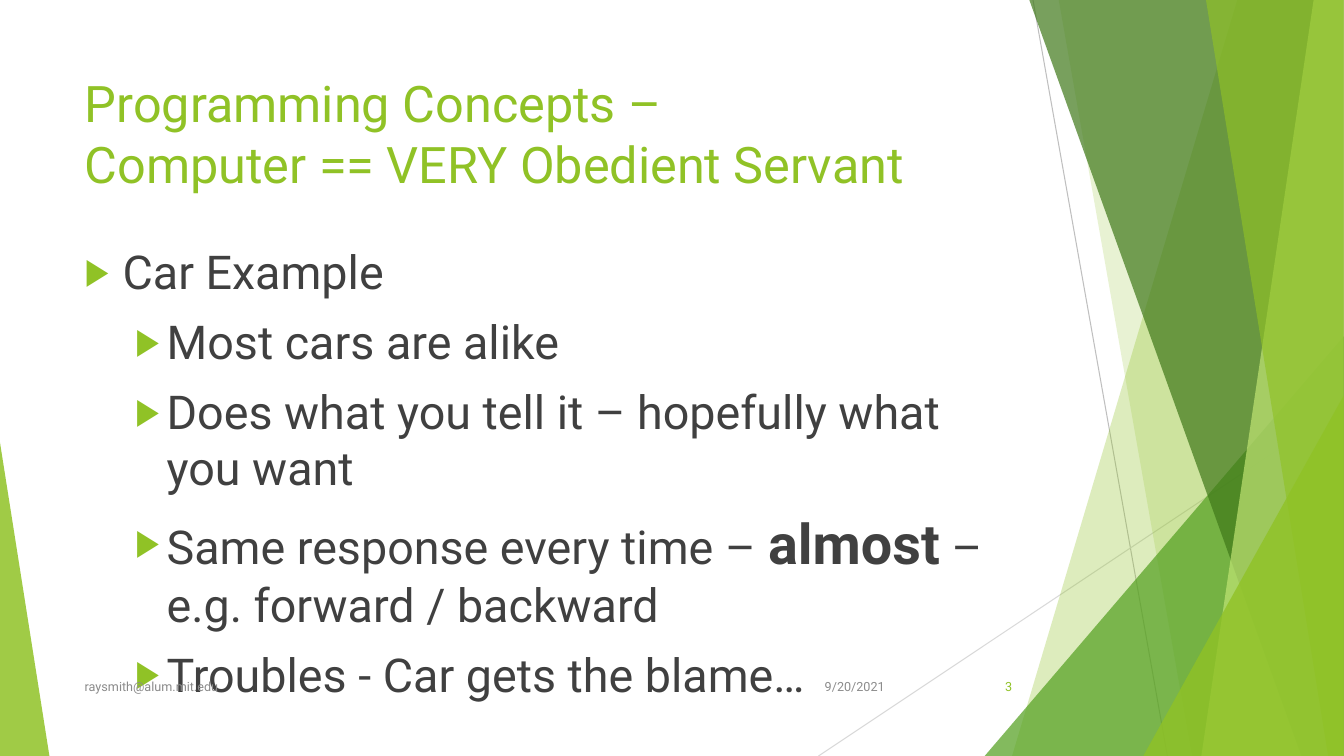
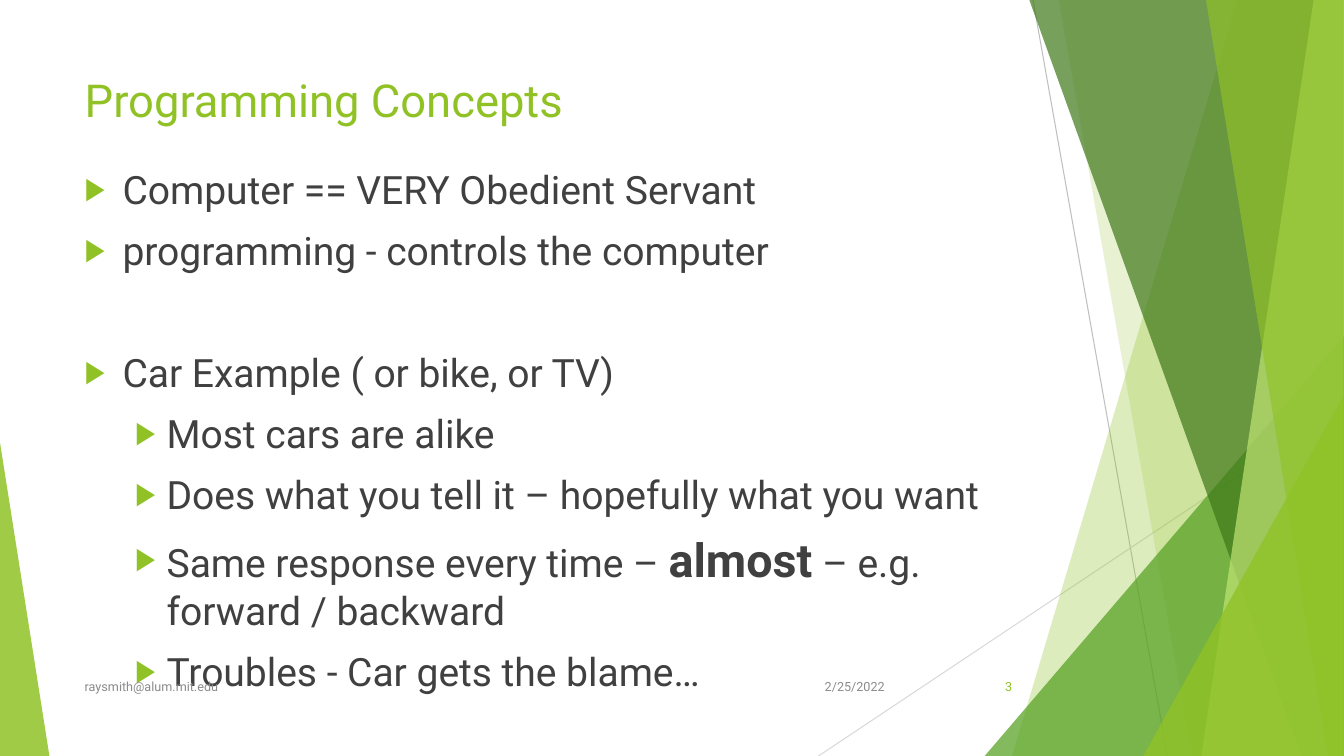
Before and after one commit to raysmith619/Introduction-To-Programming, a slide deck: slide 3 of presentation/Class_2_Ideas_Tools_Functions/Class2_Ideas_Tools_Functions.pptx. Drawn at 1344x756 pixels with LibreOffice and Linux fonts; fonts in the diff are those of the drawing. Boxes give left, top, right and bottom in pixels: in the first picture for what was removed or moved away, otherwise in the second. Text is boxed around its words. In the diff, an @@ line names an element or a change of style, - is before the commit and + after.

Commit message:
Update with samples
Samples are there to for the students to run, view, change, run, view in hopes that they will experience programming quickly.

```diff
--- a/presentation/Class_2_Ideas_Tools_Functions/Class2_Ideas_Tools_Functions.pptx
+++ b/presentation/Class_2_Ideas_Tools_Functions/Class2_Ideas_Tools_Functions.pptx
@@ title at [85, 84, 563, 127]: text changed; size 36 to 32.4 pt @@
-Programming Concepts –
-Computer == VERY Obedient Servant
+Programming Concepts
@@ text "Computer == VERY Obedient Servant": place and size @@
-text "Computer == VERY Obedient Servant" at [123, 254, 940, 702]
+text "Computer == VERY Obedient Servant" at [123, 174, 979, 694]
@@ text at [123, 174, 769, 396]: text changed; size 33.3 to 27.9 pt @@
-▶ Car Example
+▶ Computer == VERY Obedient Servant
+▶ programming - controls the computer
+▶ Car Example ( or bike, or TV)
@@ text at [167, 418, 979, 694]: size 33.3 to 27.9 pt in "Most cars are alike", "Does what you tell it – hopefully ...", "Same response every time – – e.g. ...", "Troubles - Car gets the blame…"; size 39.8 to 33.3 pt in "almost" @@
@@ text at [825, 682, 885, 692]: text changed @@
-9/20/2021
+2/25/2022
```
Also in this commit, not shown: 43 other slides changed, 5 slides added, 11 slides removed, 48 other files.
